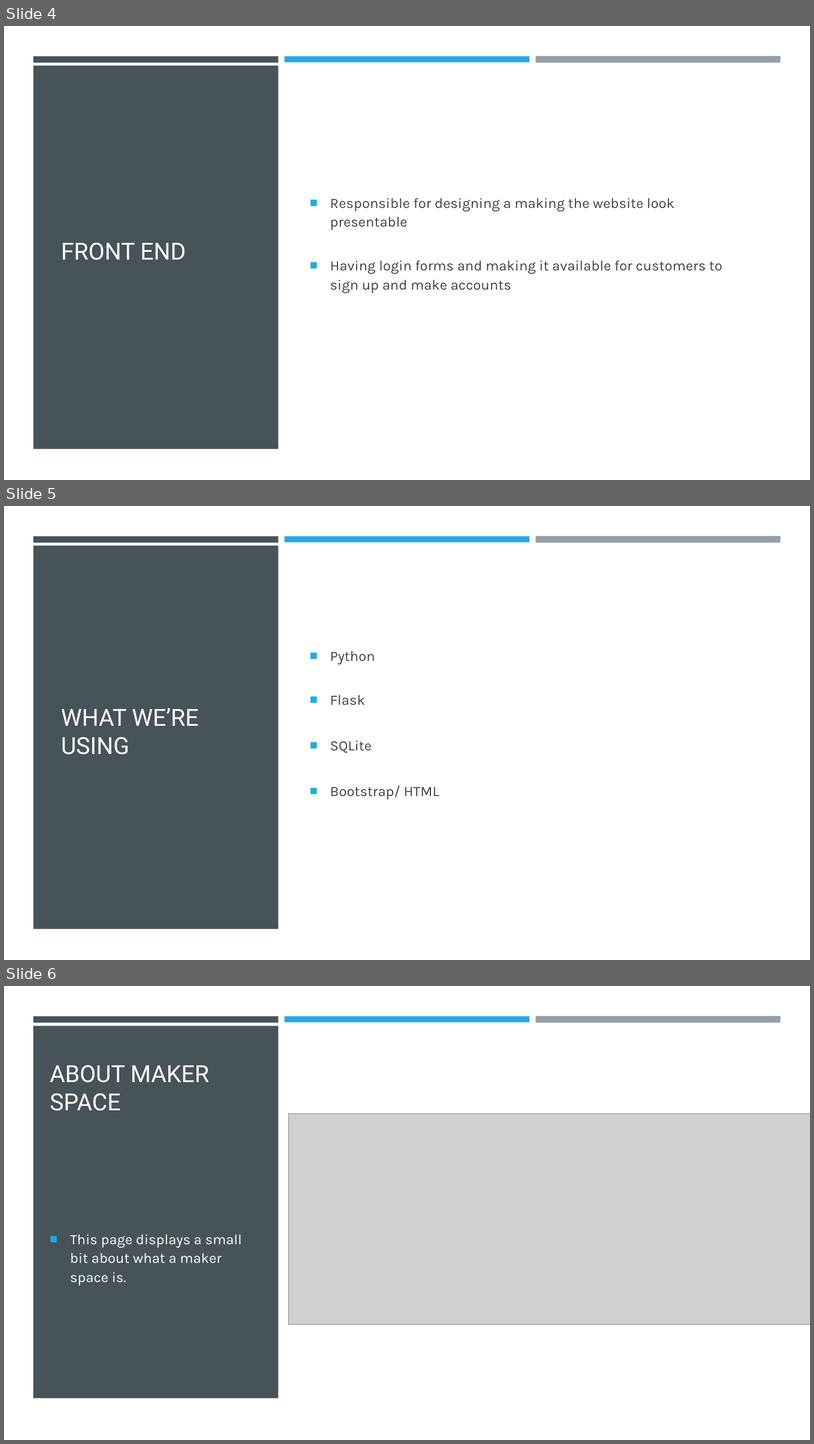
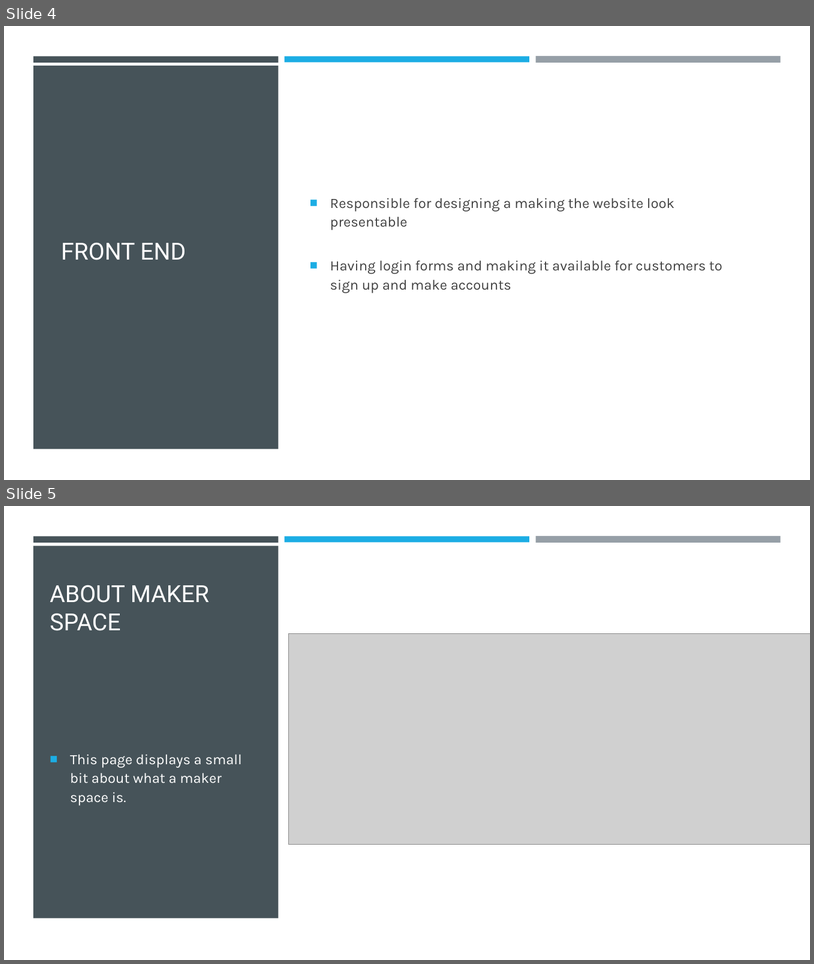
Before and after one commit to KershawK5646/CapstoneProject, a slide deck: Design Docs/Maker Space.pptx. Shown one above the other, each under a label of ours: slides 4, 5 and 6 before the commit, slides 4 and 5 after it. The pictures are 814x1444 and 814x964 pixels, drawn with LibreOffice and Linux fonts; fonts in the diff are those of the drawing; grey boxes stand for pictures. Boxes give left, top, right and bottom in pixels: in the first picture for what was removed or moved away, otherwise in the second. Text is boxed around its words. In the diff, an @@ line names an element or a change of style, - is before the commit and + after.

```diff
--- a/Design Docs/Maker Space.pptx
+++ b/Design Docs/Maker Space.pptx
@@ slide 5 removed at (4,506,810,960), background #FFFFFF @@
@@ rectangle removed at (4,506,810,960) @@
@@ rectangle removed at (33,536,279,542) @@
@@ rectangle removed at (285,536,530,542) @@
@@ rectangle removed at (536,536,781,543) @@
@@ rectangle removed at (33,546,279,929) @@
@@ text removed at (330,651,440,799) @@
-■ Python
-■ Flask
-■ SQLite
-■ Bootstrap/ HTML
@@ title removed at (61,708,198,754) @@
-WHAT WE’RE USING
@@ what was slide 6 is now slide 5 @@
```
Also in this commit, not shown: 3 slides changed, 2 other slides removed.
